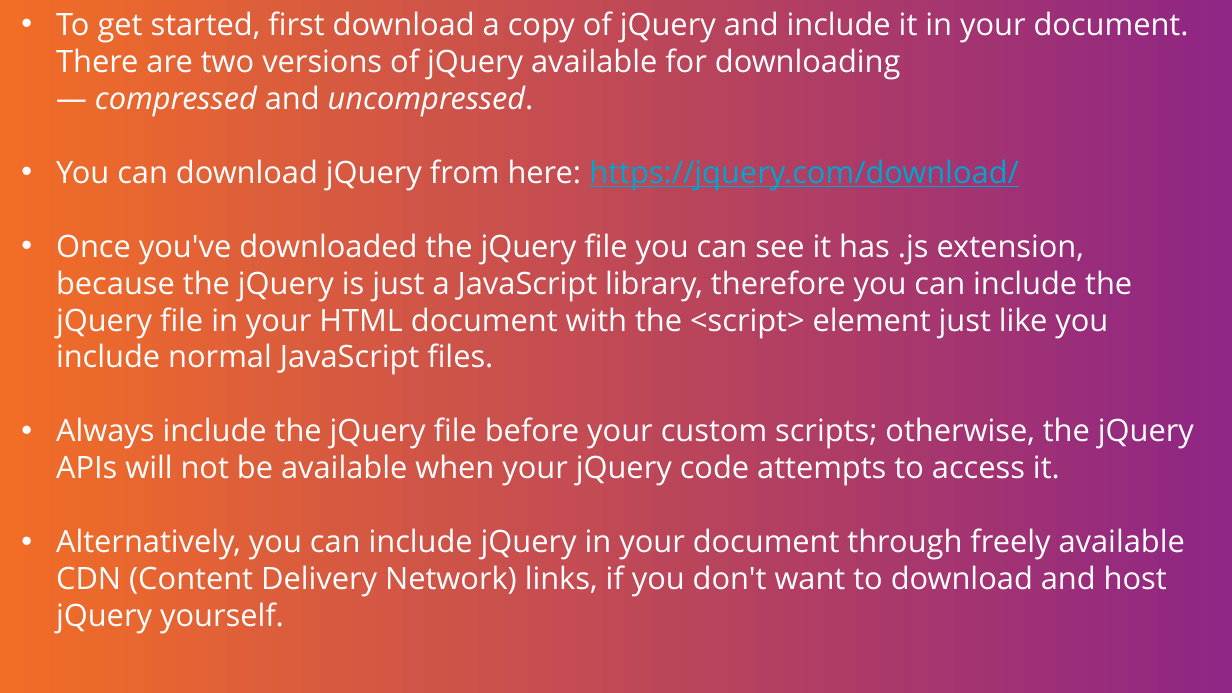
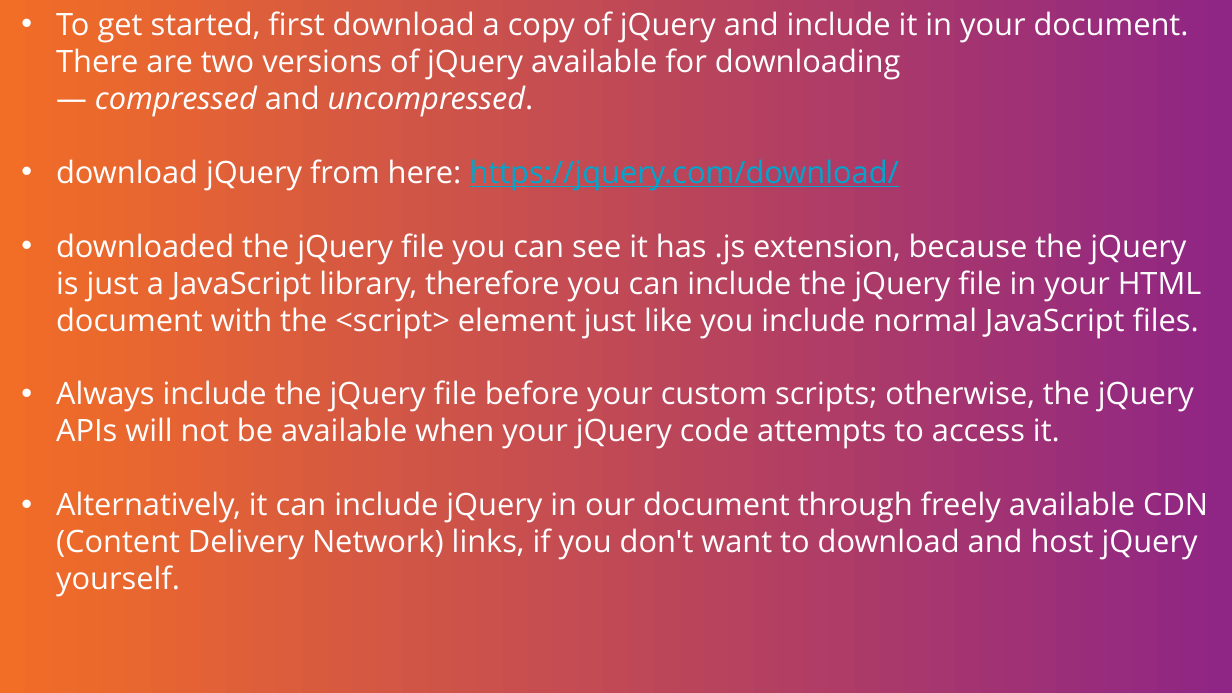
Before and after one commit to skrebetsnataliia/presentations, a slide deck: slide 4 of jQuery.pptx. Drawn at 1232x693 pixels with LibreOffice and Linux fonts; fonts in the diff are those of the drawing; background and template pictures are left out. Boxes give left, top, right and bottom in pixels: in the first picture for what was removed or moved away, otherwise in the second. Text is boxed around its words. In the diff, an @@ line names an element or a change of style, - is before the commit and + after.

```diff
--- a/jQuery.pptx
+++ b/jQuery.pptx
@@ text at bbox=[56, 159, 1202, 339]: text changed @@
-• You can download jQuery from here: https://jquery.com/download/
-• Once you've downloaded the jQuery file you can see it has .js extension, because the jQuery is just a JavaScript library, therefore you can include the jQuery file in your HTML document with the <script> element just like you include normal JavaScript files.
+• download jQuery from here: https://jquery.com/download/
+• downloaded the jQuery file you can see it has .js extension, because the jQuery is just a JavaScript library, therefore you can include the jQuery file in your HTML document with the <script> element just like you include normal JavaScript files.
@@ text at bbox=[56, 491, 1208, 597]: text changed @@
-• Alternatively, you can include jQuery in your document through freely available CDN (Content Delivery Network) links, if you don't want to download and host jQuery yourself.
+• Alternatively, it can include jQuery in our document through freely available CDN (Content Delivery Network) links, if you don't want to download and host jQuery yourself.
```
Also in this commit, not shown: 1 other file.
